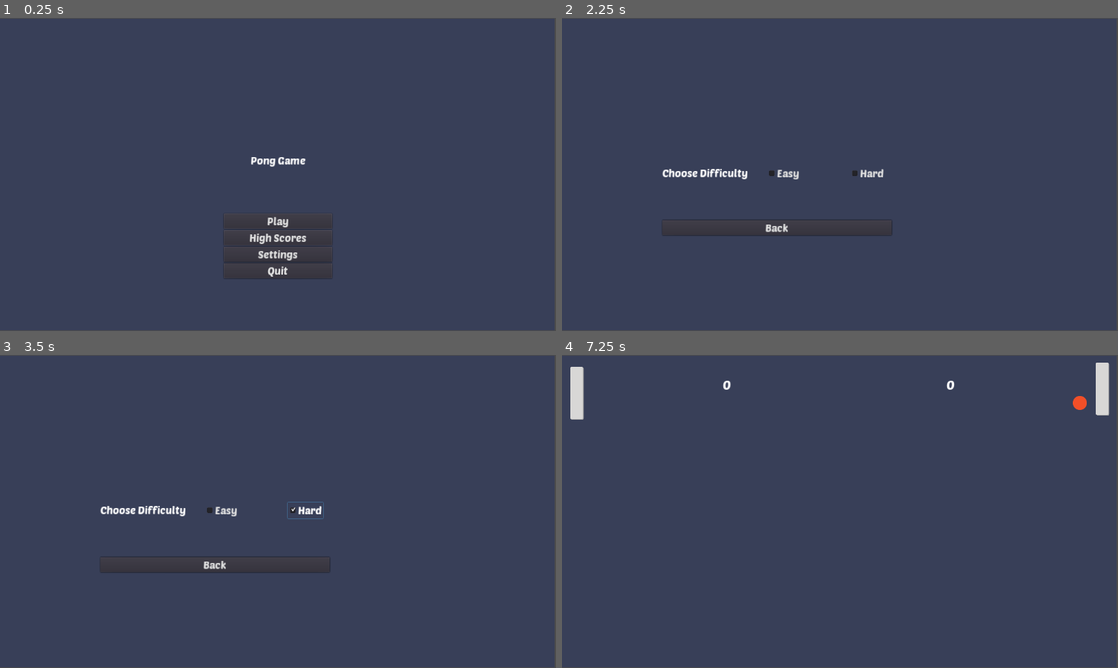
Above: before the commit, frames 1-4 (two rows, left to right).
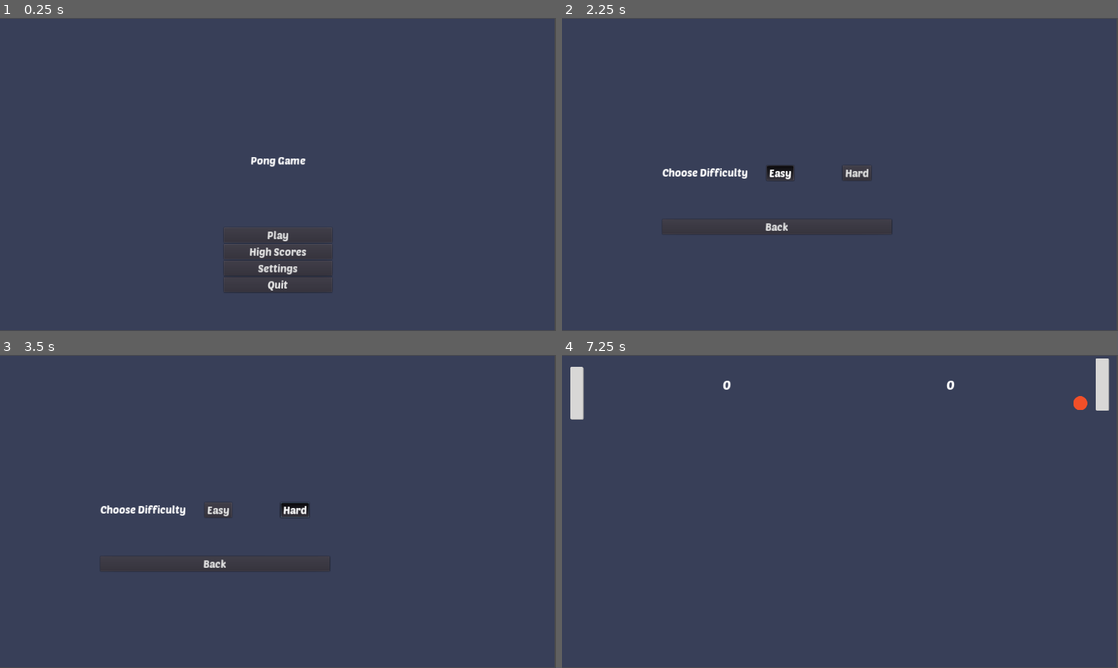
Above: after the commit, the same moments.

Repository: youssefx991/Pong-Godot
Game: Godot game, scene res://MainMenu/MainMenu.tscn
Same seed, same stepped clock (60 frames per second), same inputs: the game is played once before the commit and once after it.
Inputs:
- Up to frame 1 (0.25 s): no input
- Up to frame 2 (2.25 s): click "High Scores" at 0.5 s; click "Back" at 1.25 s; click "Settings" at 2 s
- Up to frame 3 (3.5 s): click "Hard" at 2.75 s
- Up to frame 4 (7.25 s): click "Back" at 3.5 s; click "Play" at 4.25 s; tap Enter at 5 s; hold Up (ui_up) 5.03-5.78 s; hold Down (ui_down) 5.78-6.53 s; hold Up (ui_up) from 6.53 s (still down)

The runs differ from the first frame. In frame 1, 1.0% of the frame differs, in the area x 40-60%, y 63-88%; in frame 2, 0.7%; in frame 3, 0.8%; in frame 4, less than 0.1%.

Commit message:
Fixed High Scores and Added radio buttons

Diff:
--- a/Ball/Ball.gd
+++ b/Ball/Ball.gd
@@ -7,7 +7,7 @@
 func _ready():
 	randomize()
 
-	if (Singelton.difficulty == "Easy"):
+	if (Singleton.difficulty == "Easy"):
 		velocity.x = 1
 	else:
 		velocity.x = [-1, 1][randi() % 2]
@@ -21,8 +21,14 @@
 		velocity = velocity.bounce(collision_info.normal)
 		$CollisionSound.play()
 
+	if (Singleton.difficulty == 'Hard'):
+		if (speed == 0):
+			speed += Singleton.ball_acceleration * speed
+		else:
+			speed += Singleton.ball_acceleration
+
 func stop_ball():
-	if (Singelton.difficulty == "Easy"):
+	if (Singleton.difficulty == "Easy"):
 		velocity.x = 1
 	else:
 		velocity.x = [-1, 1][randi() % 2]
@@ -32,7 +38,7 @@
 	speed = 0
 
 func restart_ball():
-	if (Singelton.difficulty == "Easy"):
+	if (Singleton.difficulty == "Easy"):
 		velocity.x = 1
 	else:
 		velocity.x = [-1, 1][randi() % 2]
--- a/Level/Level.gd
+++ b/Level/Level.gd
@@ -1,10 +1,13 @@
 extends Node2D
 
-var PlayerScore = 0
-var OpponentScore = 0
+var PlayerScore
+var OpponentScore
 
 func _ready():
+	PlayerScore = 0
+	OpponentScore = 0
 	reset_ball()
+	Singleton.game_status = ''
 
 func _process(delta):
 	$PlayerScore.text = str(PlayerScore)
@@ -30,7 +33,12 @@
 
 func _on_WallLeft_body_entered(body):
 	OpponentScore += 1
-	reset_ball()
+	if (OpponentScore == 3):
+		Singleton.game_status = 'Game Over'
+		Scores.addScore(Scores.player_score)
+		get_tree().change_scene("res://MainMenu/MainMenu.tscn")
+	else:
+		reset_ball()
 
 func _on_WallRight_body_entered(body):
 	PlayerScore += 1
--- a/MainMenu/MainMenu.gd
+++ b/MainMenu/MainMenu.gd
@@ -1,19 +1,5 @@
 extends Control
 
-
-# Declare member variables here. Examples:
-# var a = 2
-# var b = "text"
-
-
-# Called when the node enters the scene tree for the first time.
-func _ready():
-	pass # Replace with function body.
-
-
-# Called every frame. 'delta' is the elapsed time since the previous frame.
-#func _process(delta):
-#	pass
 
 
 func _on_Play_pressed():
--- a/MainMenu/MainMenu.tscn
+++ b/MainMenu/MainMenu.tscn
@@ -5,21 +5,8 @@
 [sub_resource type="GDScript" id=4]
 script/source = "extends Control
 
-
-# Declare member variables here. Examples:
-# var a = 2
-# var b = \"text\"
-
-
-# Called when the node enters the scene tree for the first time.
-func _ready():
-	pass # Replace with function body.
-
-
-# Called every frame. 'delta' is the elapsed time since the previous frame.
-#func _process(delta):
-#	pass
-
+func _process(delta):
+	$MarginContainer/VBoxContainer/Status.text = Singleton.game_status
 
 func _on_Play_pressed():
 	get_tree().change_scene(\"res://Level/Level.tscn\")
@@ -68,46 +55,55 @@
 
 [node name="VBoxContainer" type="VBoxContainer" parent="MarginContainer"]
 margin_right = 250.0
-margin_bottom = 294.0
+margin_bottom = 328.0
 
-[node name="Label" type="Label" parent="MarginContainer/VBoxContainer"]
+[node name="Title" type="Label" parent="MarginContainer/VBoxContainer"]
 margin_right = 250.0
 margin_bottom = 30.0
 custom_fonts/font = SubResource( 3 )
 text = "Pong Game"
 align = 1
 
-[node name="Control" type="Control" parent="MarginContainer/VBoxContainer"]
+[node name="Status" type="Label" parent="MarginContainer/VBoxContainer"]
 margin_top = 34.0
 margin_right = 250.0
-margin_bottom = 134.0
+margin_bottom = 64.0
+custom_colors/font_color = Color( 0.776471, 0.862745, 0.156863, 1 )
+custom_fonts/font = SubResource( 3 )
+align = 1
+valign = 1
+
+[node name="Control" type="Control" parent="MarginContainer/VBoxContainer"]
+margin_top = 68.0
+margin_right = 250.0
+margin_bottom = 168.0
 rect_min_size = Vector2( 0, 100 )
 
 [node name="Play" type="Button" parent="MarginContainer/VBoxContainer"]
-margin_top = 138.0
+margin_top = 172.0
 margin_right = 250.0
-margin_bottom = 174.0
+margin_bottom = 208.0
 custom_fonts/font = SubResource( 3 )
 text = "Play"
 
 [node name="Highscores" type="Button" parent="MarginContainer/VBoxContainer"]
-margin_top = 178.0
+margin_top = 212.0
 margin_right = 250.0
-margin_bottom = 214.0
+margin_bottom = 248.0
 custom_fonts/font = SubResource( 3 )
 text = "High Scores"
 
 [node name="Settings" type="Button" parent="MarginContainer/VBoxContainer"]
-margin_top = 218.0
+margin_top = 252.0
 margin_right = 250.0
-margin_bottom = 254.0
+margin_bottom = 288.0
 custom_fonts/font = SubResource( 3 )
 text = "Settings"
 
 [node name="Quit" type="Button" parent="MarginContainer/VBoxContainer"]
-margin_top = 258.0
+margin_top = 292.0
 margin_right = 250.0
-margin_bottom = 294.0
+margin_bottom = 328.0
 custom_fonts/font = SubResource( 3 )
 text = "Quit"
 
--- a/Opponent/Opponent.gd
+++ b/Opponent/Opponent.gd
@@ -8,7 +8,7 @@
 	ball = get_parent().find_node('Ball')
 
 func _physics_process(delta):
-	distance = Singelton.value
+	distance = Singleton.value
 	move_and_slide(Vector2(0, ball_direction()) * speed)
 
 func ball_direction():
--- a/Scores/Scores.gd
+++ b/Scores/Scores.gd
@@ -20,6 +20,7 @@
 
 # Display the high scores
 func displayScores():
+	text = ''
 	for i in range(highScores.size()):
 		print("Score ", i + 1, ": ", highScores[i])
 		text += "Score " + str(i + 1) + ": " + str(highScores[i]) + "\n"
--- a/SettingsMenu/SettingsMenu.gd
+++ b/SettingsMenu/SettingsMenu.gd
@@ -1,18 +1,16 @@
 extends Control
 
-var is_easy = false
-var is_hard = false
+
+func _ready():
+	$MarginContainer/SettingsContainer/DifficultyContainer/EasyBtn.pressed = Singleton.is_easy
+	$MarginContainer/SettingsContainer/DifficultyContainer/HardBtn.pressed = Singleton.is_hard
 
 func _on_Back_pressed():
 	var out = get_tree().change_scene("res://MainMenu/MainMenu.tscn")
 	print(out)
 
+func _on_EasyBtn_pressed():
+	Singleton.set_easy()
 
-func _on_EasyBox_toggled(button_pressed):
-	Singelton.value = 150
-	Singelton.difficulty = "Easy"
-
-
-func _on_HardBox_toggled(button_pressed):
-	Singelton.value = 30
-	Singelton.difficulty = "Hard"
+func _on_HardBtn_pressed():
+	Singleton.set_hard()
--- a/SettingsMenu/SettingsMenu.tscn
+++ b/SettingsMenu/SettingsMenu.tscn
@@ -1,7 +1,8 @@
-[gd_scene load_steps=4 format=2]
+[gd_scene load_steps=5 format=2]
 
 [ext_resource path="res://PoetsenOne-Regular.ttf" type="DynamicFontData" id=1]
 [ext_resource path="res://SettingsMenu/SettingsMenu.gd" type="Script" id=2]
+[ext_resource path="res://SettingsMenu/difficulty_buttongroup.tres" type="ButtonGroup" id=3]
 
 [sub_resource type="DynamicFont" id=3]
 size = 25
@@ -38,40 +39,44 @@
 
 [node name="DifficultyContainer" type="HBoxContainer" parent="MarginContainer/SettingsContainer"]
 margin_right = 528.0
-margin_bottom = 38.0
+margin_bottom = 36.0
 
 [node name="Label" type="Label" parent="MarginContainer/SettingsContainer/DifficultyContainer"]
-margin_top = 4.0
+margin_top = 3.0
 margin_right = 244.0
-margin_bottom = 34.0
+margin_bottom = 33.0
 custom_fonts/font = SubResource( 3 )
 text = "Choose Difficulty        "
 
-[node name="EasyBox" type="CheckBox" parent="MarginContainer/SettingsContainer/DifficultyContainer"]
+[node name="EasyBtn" type="Button" parent="MarginContainer/SettingsContainer/DifficultyContainer"]
 margin_left = 248.0
-margin_right = 330.0
-margin_bottom = 38.0
+margin_right = 314.0
+margin_bottom = 36.0
 custom_fonts/font = SubResource( 3 )
+toggle_mode = true
+group = ExtResource( 3 )
 text = "Easy"
 
 [node name="Space" type="Label" parent="MarginContainer/SettingsContainer/DifficultyContainer"]
-margin_left = 334.0
-margin_top = 12.0
-margin_right = 438.0
-margin_bottom = 26.0
+margin_left = 318.0
+margin_top = 11.0
+margin_right = 422.0
+margin_bottom = 25.0
 text = "                          "
 
-[node name="HardBox" type="CheckBox" parent="MarginContainer/SettingsContainer/DifficultyContainer"]
-margin_left = 442.0
-margin_right = 528.0
-margin_bottom = 38.0
+[node name="HardBtn" type="Button" parent="MarginContainer/SettingsContainer/DifficultyContainer"]
+margin_left = 426.0
+margin_right = 496.0
+margin_bottom = 36.0
 custom_fonts/font = SubResource( 3 )
+toggle_mode = true
+group = ExtResource( 3 )
 text = "Hard"
 
 [node name="Space" type="Label" parent="MarginContainer/SettingsContainer"]
-margin_top = 42.0
+margin_top = 40.0
 margin_right = 528.0
-margin_bottom = 124.0
+margin_bottom = 122.0
 text = "
 
 
@@ -79,12 +84,12 @@
 "
 
 [node name="Back" type="Button" parent="MarginContainer/SettingsContainer"]
-margin_top = 128.0
+margin_top = 126.0
 margin_right = 528.0
-margin_bottom = 164.0
+margin_bottom = 162.0
 custom_fonts/font = SubResource( 3 )
 text = "Back"
 
-[connection signal="toggled" from="MarginContainer/SettingsContainer/DifficultyContainer/EasyBox" to="." method="_on_EasyBox_toggled"]
-[connection signal="toggled" from="MarginContainer/SettingsContainer/DifficultyContainer/HardBox" to="." method="_on_HardBox_toggled"]
+[connection signal="pressed" from="MarginContainer/SettingsContainer/DifficultyContainer/EasyBtn" to="." method="_on_EasyBtn_pressed"]
+[connection signal="pressed" from="MarginContainer/SettingsContainer/DifficultyContainer/HardBtn" to="." method="_on_HardBtn_pressed"]
 [connection signal="pressed" from="MarginContainer/SettingsContainer/Back" to="." method="_on_Back_pressed"]
--- /dev/null
+++ b/SettingsMenu/difficulty_buttongroup.tres
@@ -0,0 +1,3 @@
+[gd_resource type="ButtonGroup" format=2]
+
+[resource]
--- a/Singelton.gd
+++ /dev/null
@@ -1,7 +0,0 @@
-extends Node2D
-var value
-var difficulty
-
-func _ready():
-	value = 150
-	difficulty = "Easy"
--- /dev/null
+++ b/Singleton/Singleton.gd
@@ -0,0 +1,27 @@
+extends Node2D
+var value
+var difficulty
+var ball_acceleration
+var game_status
+var is_easy
+var is_hard
+
+func _ready():
+	value = 150
+	difficulty = "Easy"
+	ball_acceleration = 0.1
+	game_status = " "
+	is_easy = true
+	is_hard = false
+
+func set_hard():
+	value = 35
+	difficulty = 'Hard'
+	is_hard = true
+	is_easy = false
+
+func set_easy():
+	value = 150
+	difficulty = "Easy"
+	is_easy = true
+	is_hard = false
--- a/Singelton.tscn
+++ b/Singleton/Singleton.tscn
@@ -1,6 +1,6 @@
 [gd_scene load_steps=2 format=2]
 
-[ext_resource path="res://Singelton.gd" type="Script" id=1]
+[ext_resource path="res://Singleton/Singleton.gd" type="Script" id=1]
 
 [node name="Singelton" type="Node2D"]
 script = ExtResource( 1 )
--- a/project.godot
+++ b/project.godot
@@ -15,7 +15,7 @@
 
 [autoload]
 
-Singelton="*res://Singelton.gd"
+Singleton="*res://Singleton/Singleton.gd"
 Scores="*res://Scores/Scores.tscn"
 
 [display]
